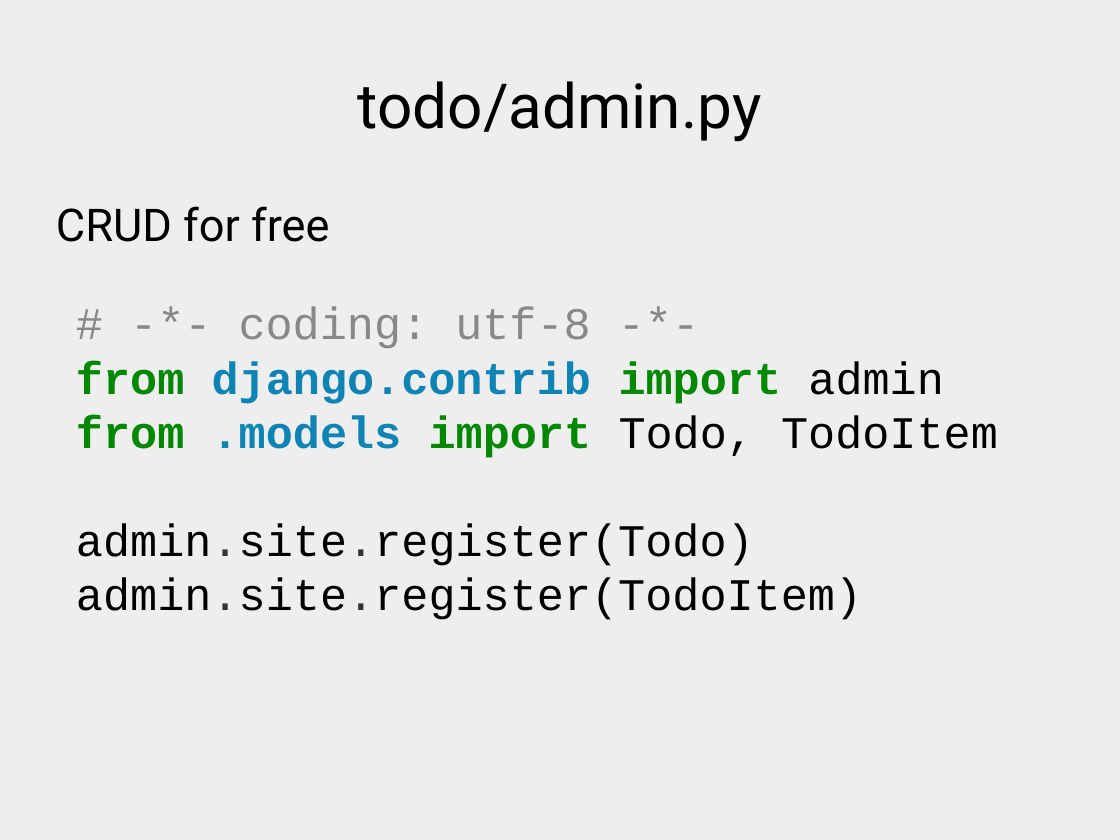
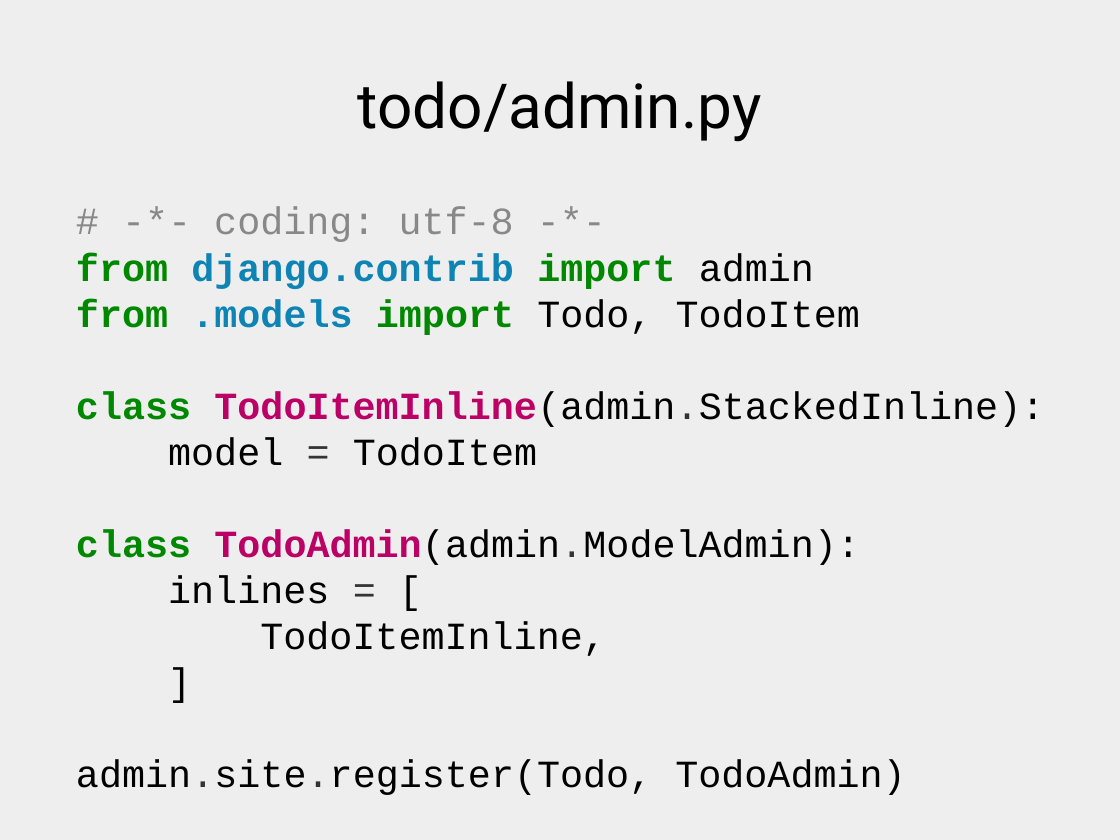
Before and after one commit to xrmx/tcs-lademuta, a slide deck: slide 21 of django.odp. Drawn at 1120x840 pixels with LibreOffice and Linux fonts; fonts in the diff are those of the drawing. Boxes give left, top, right and bottom in pixels: in the first picture for what was removed or moved away, otherwise in the second. Text is boxed around its words. In the diff, an @@ line names an element or a change of style, - is before the commit and + after.

Commit message:
Espandiamo l'admin

```diff
--- a/django.odp
+++ b/django.odp
@@ text at (76, 207, 1044, 795): text changed; size 32 to 27.2 pt @@
-CRUD for free
-# -*- coding: utf-8 -*-
-from django.contrib import admin
-from .models import Todo, TodoItem
-admin.site.register(Todo)
-admin.site.register(TodoItem)
+# -*- coding: utf-8 -*-
+from django.contrib import admin
+from .models import Todo, TodoItem
+class TodoItemInline(admin.StackedInline):
+model = TodoItem
+class TodoAdmin(admin.ModelAdmin):
+inlines = [
+TodoItemInline,
+]
+admin.site.register(Todo, TodoAdmin)
```
Also in this commit, not shown: 2 other files.
